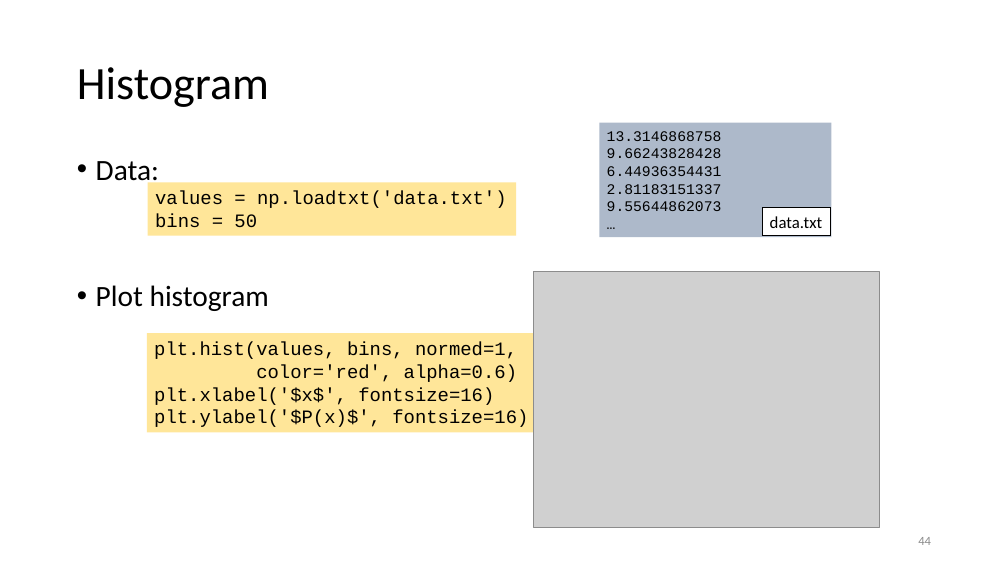
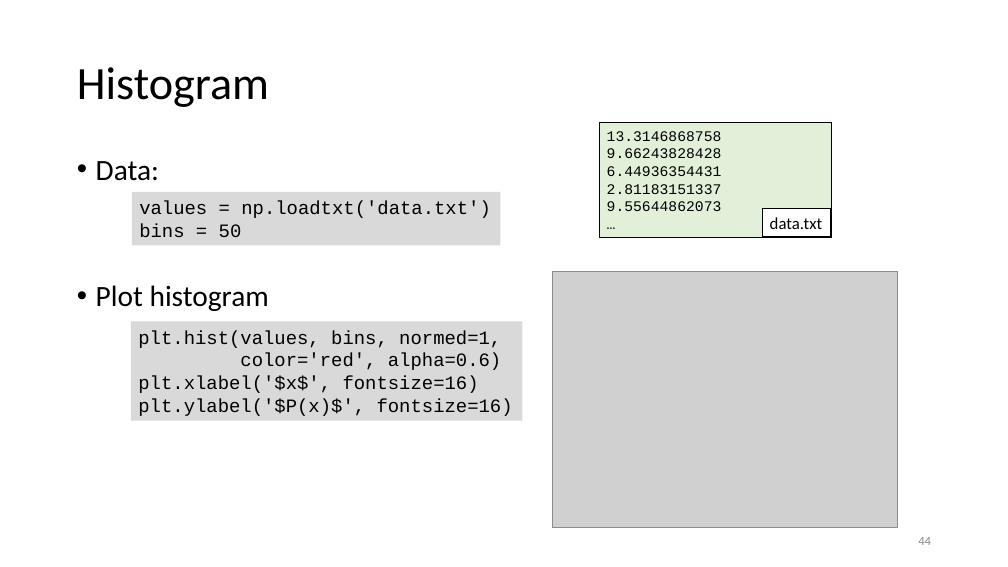
Before and after one commit to gjbex/Scientific-Python, a slide deck: slide 44 of scientific_python.pptx. Drawn at 1008x567 pixels with LibreOffice and Linux fonts; fonts in the diff are those of the drawing; grey boxes stand for pictures. Boxes give left, top, right and bottom in pixels: in the first picture for what was removed or moved away, otherwise in the second. Text is boxed around its words. In the diff, an @@ line names an element or a change of style, - is before the commit and + after.

Commit message:
Fix format of matplotlib section

```diff
--- a/scientific_python.pptx
+++ b/scientific_python.pptx
@@ rectangle "13.3146868758" at [600, 123, 832, 237]: fill #ADB9CA to #E2F0D9; outline none to #000000 0.75 pt @@
@@ rectangle "values = np.loadtxt('data.txt')": place and size @@
-rectangle "values = np.loadtxt('data.txt')" at [147, 182, 516, 236]
+rectangle "values = np.loadtxt('data.txt')" at [132, 192, 501, 246]
@@ rectangle "values = np.loadtxt('data.txt')" at [132, 192, 501, 246]: fill #FFE699 to #D9D9D9 @@
@@ picture: place and size @@
-picture at [534, 271, 879, 528]
+picture at [553, 271, 898, 528]
@@ rectangle "plt.hist(values, bins, normed=1," at [131, 321, 523, 420]: fill #FFE699 to #D9D9D9 @@
@@ rectangle "plt.hist(values, bins, normed=1,": place and size @@
-rectangle "plt.hist(values, bins, normed=1," at [147, 333, 538, 433]
+rectangle "plt.hist(values, bins, normed=1," at [131, 321, 523, 420]
```
Also in this commit, not shown: 9 other slides changed.
